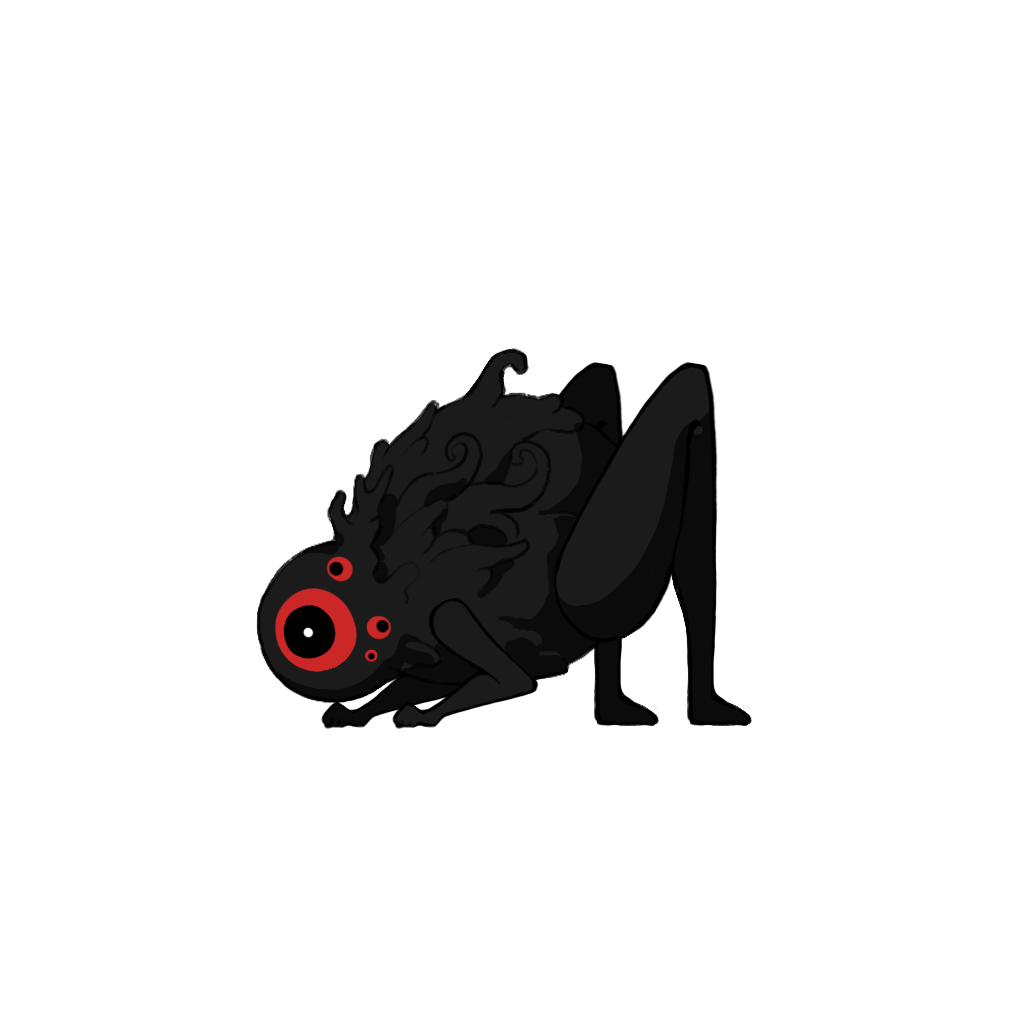
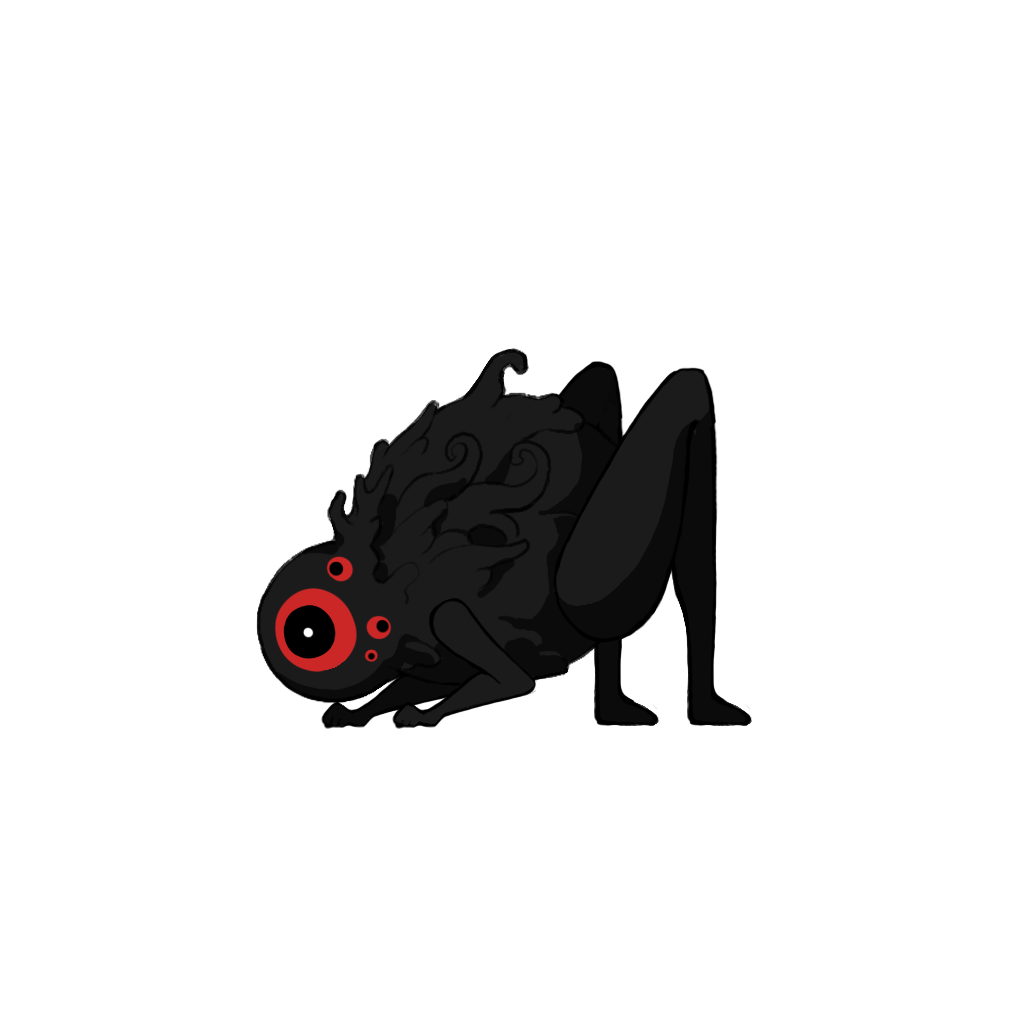
Layered file, before and after one edit (1024px x 1024px). Changes by layer:
removed layer "leg 1" from group "지상유닛 2-3 분절" over [588, 361, 717, 713]
removed layer "leg 2" from group "지상유닛 2-3 분절" over [392, 671, 539, 712]
added layer "B_F_Leg1" in group "지상유닛 2-3 분절" over [599, 370, 711, 640]
added layer "B_F_Leg2" in group "지상유닛 2-3 분절" over [661, 367, 717, 605]
added layer "F_F_Leg1" in group "지상유닛 2-3 분절" over [437, 671, 536, 700]
added layer "F_F_Leg2" in group "지상유닛 2-3 분절" over [392, 671, 537, 712]
removed layer "leg 3" from group "지상유닛 2-3 분절" over [476, 361, 653, 713]
removed layer "4" from group "지상유닛 2-3 분절" over [324, 693, 450, 728]
added layer "B_B_Leg1" in group "지상유닛 2-3 분절" over [476, 361, 624, 702]
added layer "B_B_Leg2" in group "지상유닛 2-3 분절" over [527, 361, 653, 713]
added layer "F_B_Leg1" in group "지상유닛 2-3 분절" over [324, 693, 450, 728]
added layer "F_B_Leg2" in group "지상유닛 2-3 분절" over [324, 693, 450, 728]
